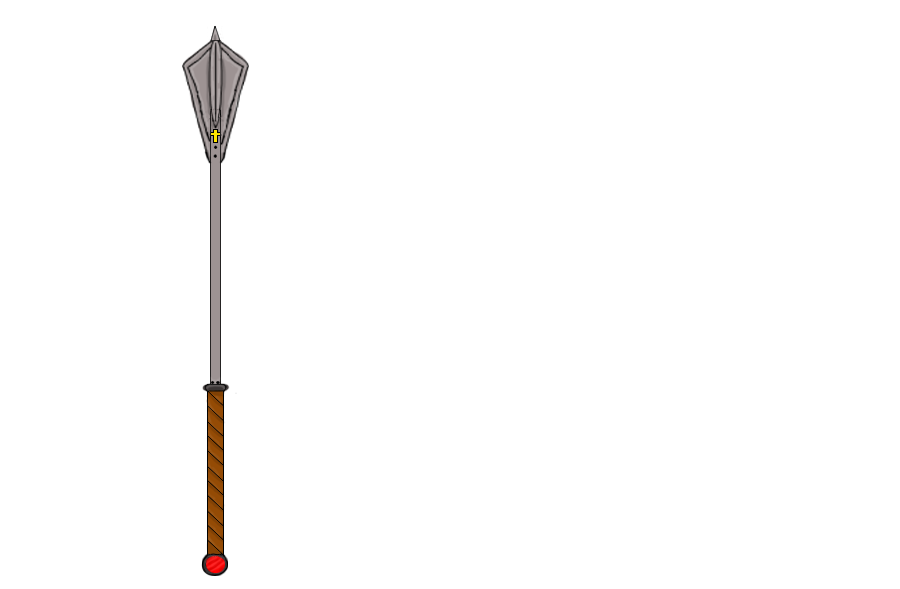
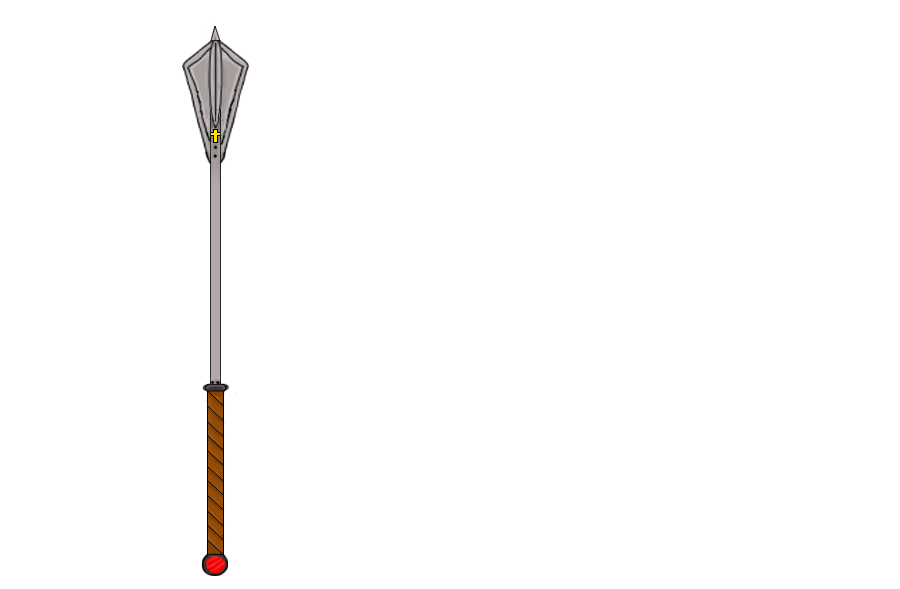
Comparing the layer stacks of the two (900, 589) images. Changes:
added layer "Layer 7" (21%) in group "Macre" over box(182, 28, 249, 384)
added layer "Layer 8" (10%) in group "Macre" over box(182, 28, 249, 164)
moved "SteelShadow" above "Layer 6", painted on it over box(183, 28, 248, 161)
painted on "Layer 6" over box(182, 45, 249, 160)
hid "Layer 2" over box(182, 28, 249, 384)
